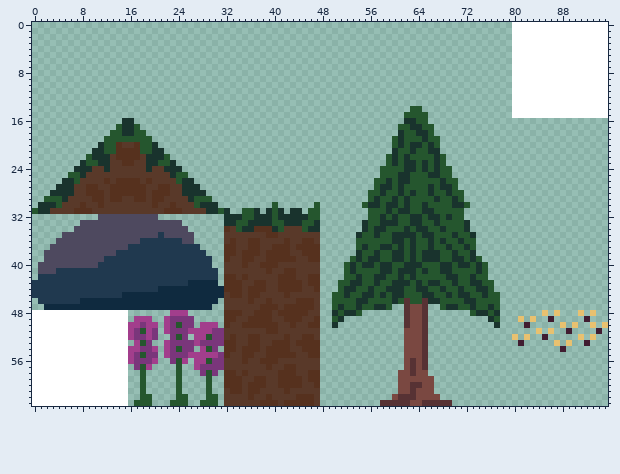
One commit to this sprite sheet: res/tiles/forest/forest_spritesheet.png. Above is the file before it was changed.
The file is 96x64 pixels.
The result:
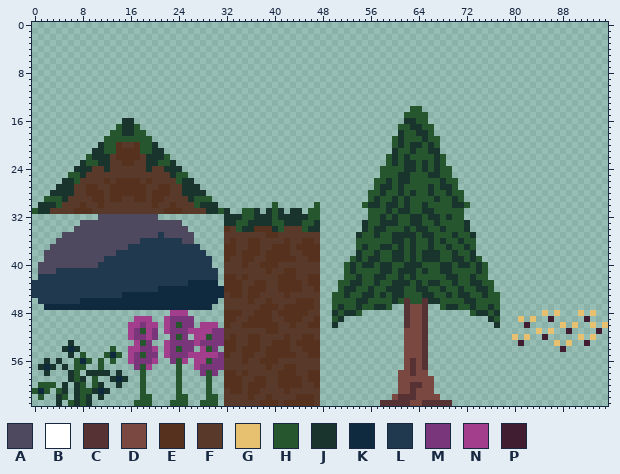
Palette (. is transparent): A #4e495f  B #ffffff  C #573234  D #7a4841  E #56311e  F #593929  G #e8c170  H #25562e  J #19332d  K #0f2a3f  L #20394f  M #7a367b  N #a23e8c  P #411d31
Diff:
The author changed colour B to colour H in row 54 at x 13; in row 55 at x 8, 12 and 14; in row 56 at x 7, 9, 11 and 13; in row 57 at x 7 to 8 and 11; in row 58 at x 7; in row 59 at x 7 and 10.
The author changed colour B to colour H in row 60 at x 1 to 3, 8 and 10; in row 61 at x 0, 2, 4 and 8 to 9; in row 62 at x 1, 5 and 8; in row 63 at x 6 and 8.
The author changed colour B to colour J in row 53 at x 6; in row 54 at x 5 and 7; in row 55 at x 6; in row 56 at x 2 and 4; in row 57 at x 1, 3 and 5; in row 58 at x 2, 6, 9 to 12 and 14.
The author changed colour B to colour J in row 59 at x 6, 8, 13 and 15; in row 60 at x 5, 7, 11 and 14; in row 61 at x 5, 7, 10 and 12; in row 62 at x 4, 7, 9 and 11; in row 63 at x 4, 7 and 9.
The author changed colour B to colour K in row 54 at x 6; in row 55 at x 13; in row 56 at x 8; in row 57 at x 2; in row 59 at x 14; in row 61 at x 1 and 11.
The edit erases colour B in rows 0 to 15 at x 80 to 95; in rows 48 to 52 at x 0 to 15; in row 53 at x 0 to 5 and 7 to 15; in row 54 at x 0 to 4, 8 to 12 and 14 to 15; in row 55 at x 0 to 5, 7, 9 to 11 and 15; in row 56 at x 0 to 1, 3, 5 to 6, 10, 12 and 14 to 15.
The edit erases colour B in row 57 at x 0, 4, 6, 9 to 10 and 12 to 15; in row 58 at x 0 to 1, 3 to 5, 8, 13 and 15; in row 59 at x 0 to 5, 9 and 11 to 12; in row 60 at x 0, 4, 6, 9, 12 to 13 and 15; in row 61 at x 3, 6 and 13 to 15; in row 62 at x 0, 2 to 3, 6, 10 and 12 to 15.
The edit erases colour B in row 63 at x 0 to 3, 5 and 10 to 15.
Pixel boxes of the changes (left, top, right, bottom) in both pictures:
erased: (512, 22, 608, 118)
changed: (32, 310, 128, 406)
